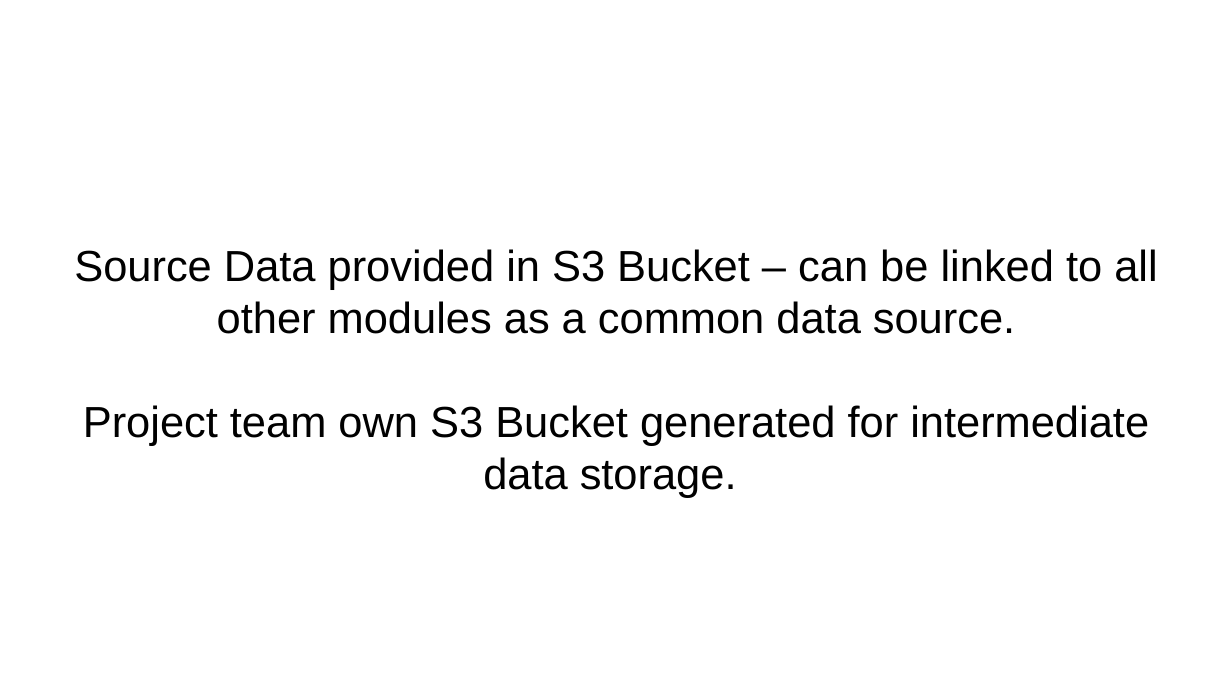
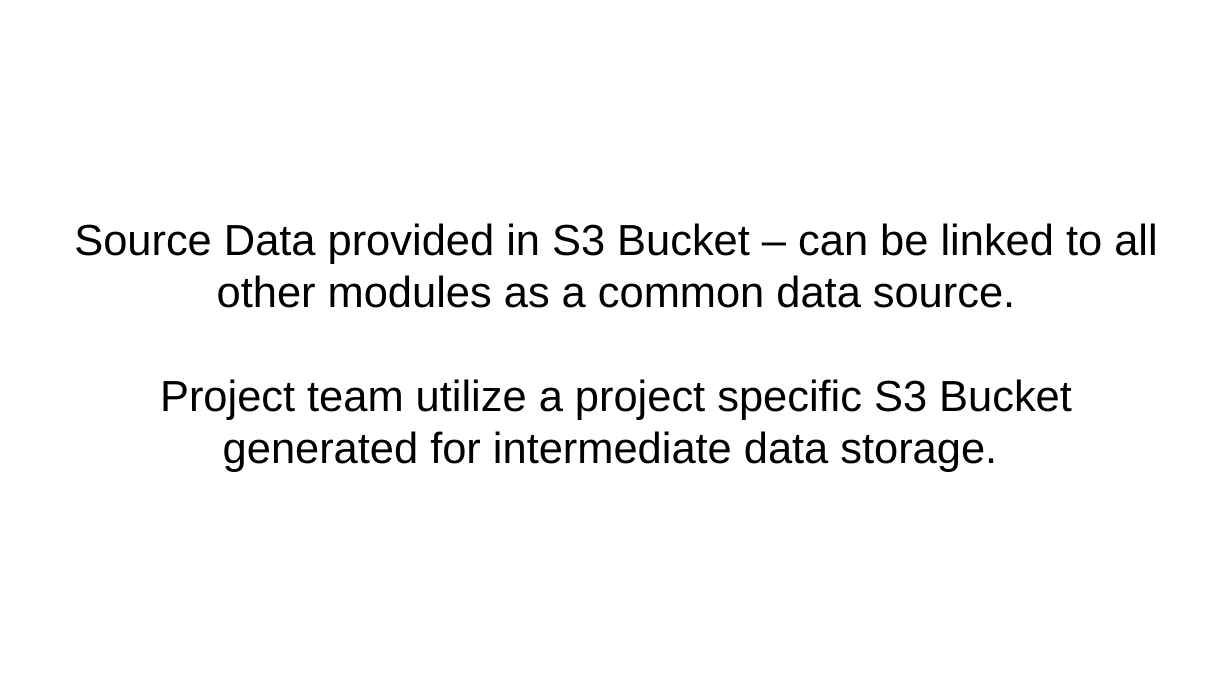
Before and after one commit to jgo-DA/Project-Movies_Team-Darmstadt, a slide deck: slide 4 of docs/Team-Darmstadt_Movies-Project_Presentation.odp. Drawn at 1232x693 pixels with LibreOffice and Linux fonts; fonts in the diff are those of the drawing; background and template pictures are left out. Boxes give left, top, right and bottom in pixels: in the first picture for what was removed or moved away, otherwise in the second. Text is boxed around its words. In the diff, an @@ line names an element or a change of style, - is before the commit and + after.

```diff
--- a/docs/Team-Darmstadt_Movies-Project_Presentation.odp
+++ b/docs/Team-Darmstadt_Movies-Project_Presentation.odp
@@ subtitle at (160,379,1072,472): text changed @@
-Project team own S3 Bucket generated for intermediate data storage.
+Project team utilize a project specific S3 Bucket generated for intermediate data storage.
```
Also in this commit, not shown: 3 other slides changed, 1 slide added.
